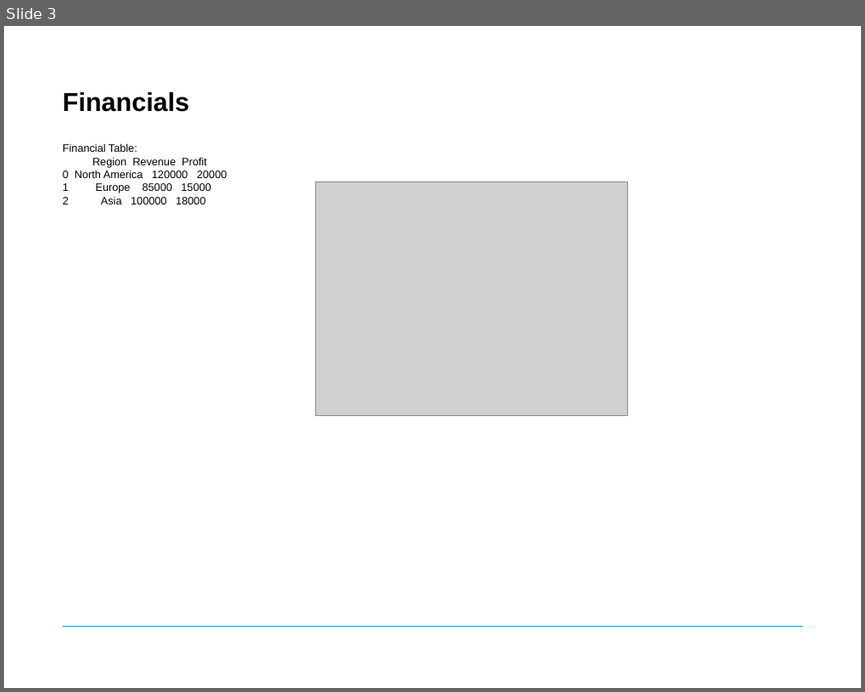
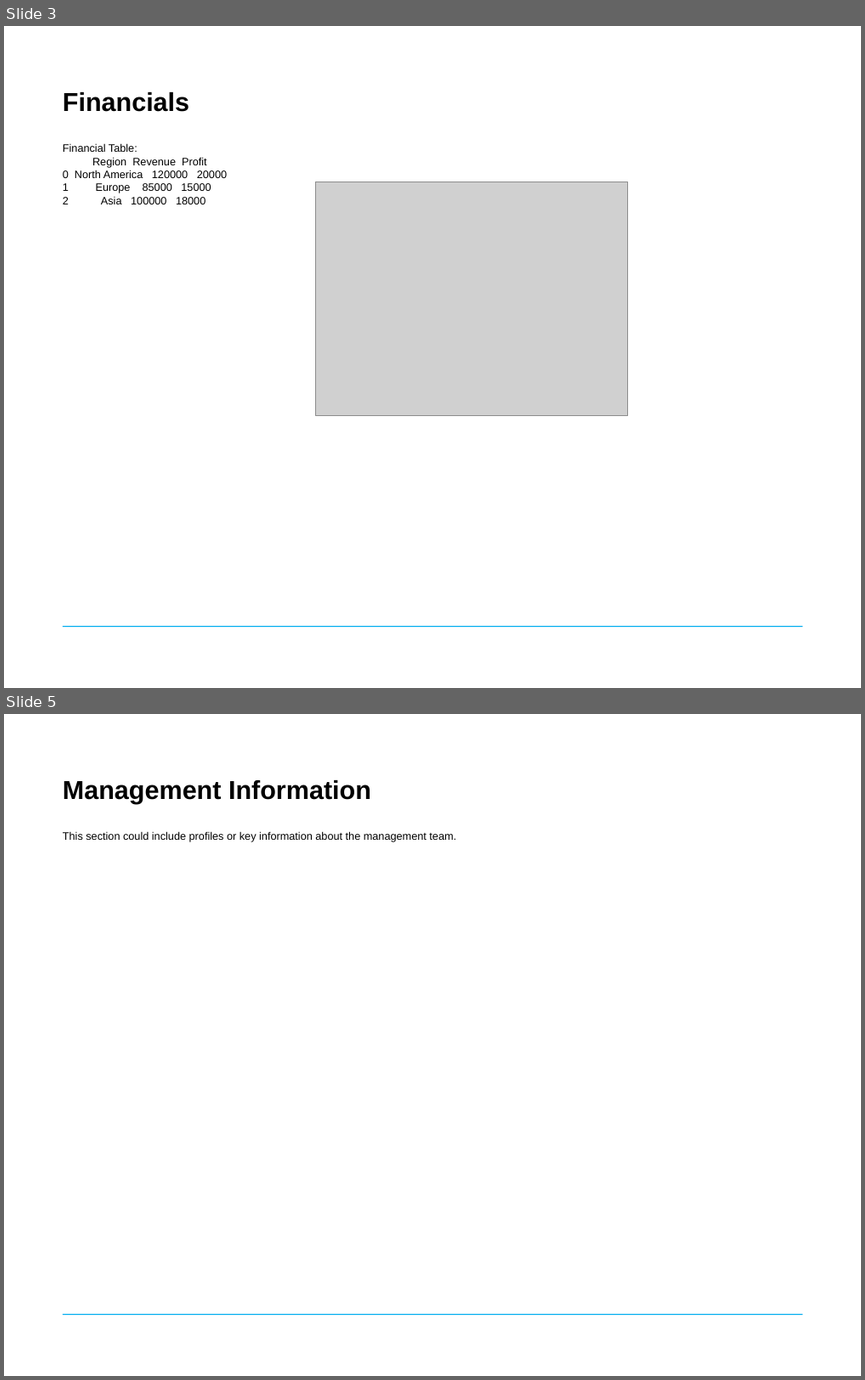
Before and after one commit to chris-rojas/Hackathon, a slide deck: UI/result/Profiler_Report.pptx. Shown one above the other, each under a label of ours: slide 3 before the commit, slides 3 and 5 after it; the slides between them are not shown. The pictures are 865x692 and 865x1380 pixels, drawn with LibreOffice and Linux fonts; fonts in the diff are those of the drawing; grey boxes stand for pictures; background and template pictures are left out. Boxes give left, top, right and bottom in pixels: in the first picture for what was removed or moved away, otherwise in the second. Text is boxed around its words. In the diff, an @@ line names an element or a change of style, - is before the commit and + after.

```diff
--- a/UI/result/Profiler_Report.pptx
+++ b/UI/result/Profiler_Report.pptx
@@ slide 5 added at box(4, 714, 861, 1376), background #FFFFFF; not listed: 1 template element that a slide beside it also shows @@
@@ title added at box(63, 780, 371, 804), 24 pt, text #000000, bold @@
+Management Information
@@ text added at box(63, 831, 456, 842), 10 pt, text #000000 @@
+This section could include profiles or key information about the management team.
```
Also in this commit, not shown: 1 slide changed, 4 other slides added, 1 slide removed, 5 other files.
